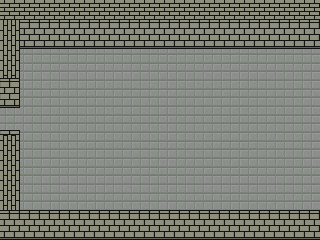
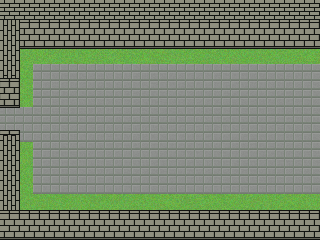
Before/after of a 320 × 240 layered artwork. What changed in the layer stack:
painted on "Layer 29" over (0, 79, 19, 134)
renamed "concrete copy" to "goop", moved it above "tiles", painted on it over (0, 49, 320, 210)
"tiles": opacity 50% → 100%, painted on it over (0, 49, 320, 210)
